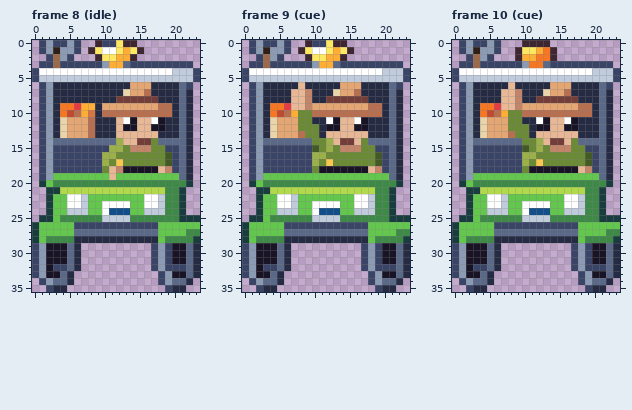
Two versions of one pixel-art file, art/hood-people/ranger-cart@50.aseprite. The picture above was drawn from the file before the commit.
24x36 pixels, 12 frames. Shown: frame 8 (idle), frame 9 (cue), frame 10 (cue). The commit also changed other frames, which this record leaves out.
New version:
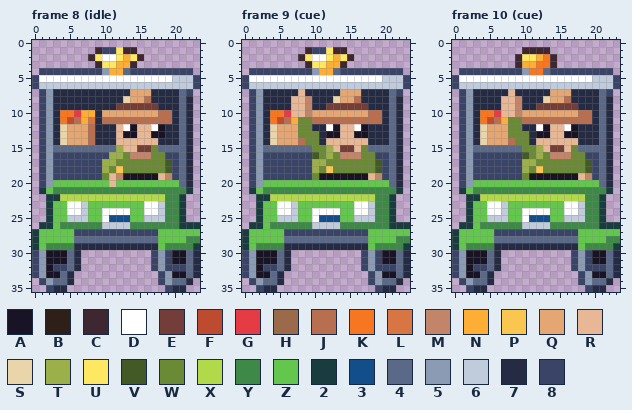
Palette (. is transparent): A #181425  B #2e2019  C #3e2731  D #ffffff  E #733e39  F #be4a2f  G #e43b44  H #9a6a4a  J #b86f50  K #f77622  L #d77643  M #c28569  N #feae34  P #f9c74f  Q #e4a672  R #e8b796  S #ead4aa  T #9cb04a  U #fee761  V #445a26  W #6b8a35  X #b2d94a  Y #3e8948  Z #63c74d  2 #193c3e  3 #124e89  4 #5a6988  5 #8b9bb4  6 #c0cbdc  7 #262b44  8 #3a4466
Edits made:
--- frame 8 (idle)
@@ x 0..23 @@
- 0 .858858..C88UCC.........
- 1 .85B558.CUDDUNUC........
- 2 ..8H58...CUUNNC.........
- 3 .88H8888885NN4888888888.
- 4 8DDDDDDDDDDDDDDDDDDD6668
- 5 866666666666666666666668
- 6 .8577777777777QQQ777748.
- 7 .857777777777SQQJ777747.
- 8 .85777777777EEEEEE77747.
- 9 .857KKGNN7QQQQQQQQJJ747.
-10 .857KFJNL7JJJJJJJJJJ747.
-11 .857SQQQJ777RDARRDA7747.
-12 .857SQQQJ777RAARRAA7747.
-13 .857SQQQJ777RRRRRR77747.
-14 .85444444444TRREEW44447.
-15 .8588888888TTWMMMWW8847.
-16 .858888888TTWWWWWWWV847.
-17 .858888888TWPWWWWWWV847.
-18 .858888888WRMAAAAARM847.
-19 .85ZZZZZZZZRZZZZZZZZZ47.
-20 .2ZYYYYYYYYYYYYYYYYYYY2.
-21 ..22XXXXXXXXXXXXXXXYY2..
-22 ..2ZZDD6ZZZZZZZZDD6YY2..
-23 ..2ZZDD6ZZDDDDZZDD6YY2..
-24 ..2ZZ666ZZD333ZZ666YY2..
-25 .22ZYYYYYY6666YYYYYYY222
-26 2ZZZZZ888888888888ZZZZZZ
-27 2ZZZZZ444444444444ZZZZYY
-28 2ZYYYY777777777777ZYYYY2
-29 85AAA47..........858AA47
+ 0 ........................
+ 1 .........C88UCC.........
+ 2 ........CUDDUNUC........
+ 3 .........CUUNNC.........
+ 4 .8888888885NN4888888888.
+ 5 8DDDDDDDDDDDDDDDDDDD6668
+ 6 866666666666666666666668
+ 7 .8577777777777QQQ777748.
+ 8 .857777777777SQQJ777747.
+ 9 .85777777777EEEEEE77747.
+10 .857KKGNN7QQQQQQQQJJ747.
+11 .857KFJNL7JJJJJJJJJJ747.
+12 .857SQQQJ777RDARRDA7747.
+13 .857SQQQJ777RAARRAA7747.
+14 .857SQQQJ777RRRRRR77747.
+15 .85444444444TRREEW44447.
+16 .8588888888TTWMMMWW8847.
+17 .858888888TTWWWWWWWV847.
+18 .858888888TWPWWWWWWV847.
+19 .858888888WRMAAAAARM847.
+20 .85ZZZZZZZZRZZZZZZZZZ47.
+21 .2ZYYYYYYYYYYYYYYYYYYY2.
+22 ..22XXXXXXXXXXXXXXXYY2..
+23 ..2ZZDD6ZZZZZZZZDD6YY2..
+24 ..2ZZDD6ZZDDDDZZDD6YY2..
+25 ..2ZZ666ZZD333ZZ666YY2..
+26 .22ZYYYYYY6666YYYYYYY222
+27 2ZZZZZ888888888888ZZZZZZ
+28 2ZZZZZ444444444444ZZZZYY
+29 2ZYYYY777777777777ZYYYY2
 30 85AAA47..........858AA47
--- frame 9 (cue)
@@ x 0..23 @@
- 0 .858858..C88UCC.........
- 1 .85B558.CUDDUNUC........
- 2 ..8H58...CUUNNC.........
- 3 .88H8888885NN4888888888.
- 4 8DDDDDDDDDDDDDDDDDDD6668
- 5 866666666666666666666668
- 6 .8577777R77777QQQ777748.
- 7 .857777RRM777SQQJ777747.
- 8 .857777RRM77EEEEEE77747.
- 9 .857KKGRRMQQQQQQQQJJ747.
-10 .857KFJNWWJJJJJJJJJJ747.
-11 .857SQQQWW77DARRDA77747.
-12 .857SQQQWWW7AARRAA77747.
-13 .857SQQQJWW7RRRRRR77747.
-14 .854444444WWTREERW44447.
-15 .858888888VWTWMMMWW8847.
-16 .858888888TTWWWWWWWV847.
-17 .858888888TWPWWWWWWV847.
-18 .858888888WAAAAAAARM847.
-19 .85ZZZZZZZZZZZZZZZZZZ47.
-20 .2ZYYYYYYYYYYYYYYYYYYY2.
-21 ..22XXXXXXXXXXXXXXXYY2..
-22 ..2ZZDD6ZZZZZZZZDD6YY2..
-23 ..2ZZDD6ZZDDDDZZDD6YY2..
-24 ..2ZZ666ZZD333ZZ666YY2..
-25 .22ZYYYYYY6666YYYYYYY222
-26 2ZZZZZ888888888888ZZZZZZ
-27 2ZZZZZ444444444444ZZZZYY
-28 2ZYYYY777777777777ZYYYY2
-29 85AAA47..........858AA47
+ 0 ........................
+ 1 .........C88UCC.........
+ 2 ........CUDDUNUC........
+ 3 .........CUUNNC.........
+ 4 .8888888885NN4888888888.
+ 5 8DDDDDDDDDDDDDDDDDDD6668
+ 6 866666666666666666666668
+ 7 .8577777R77777QQQ777748.
+ 8 .857777RRM777SQQJ777747.
+ 9 .857777RRM77EEEEEE77747.
+10 .857KKGRRMQQQQQQQQJJ747.
+11 .857KFJNWWJJJJJJJJJJ747.
+12 .857SQQQWW77DARRDA77747.
+13 .857SQQQWWW7AARRAA77747.
+14 .857SQQQJWW7RRRRRR77747.
+15 .854444444WWTREERW44447.
+16 .858888888VWTWMMMWW8847.
+17 .858888888TTWWWWWWWV847.
+18 .858888888TWPWWWWWWV847.
+19 .858888888WAAAAAAARM847.
+20 .85ZZZZZZZZZZZZZZZZZZ47.
+21 .2ZYYYYYYYYYYYYYYYYYYY2.
+22 ..22XXXXXXXXXXXXXXXYY2..
+23 ..2ZZDD6ZZZZZZZZDD6YY2..
+24 ..2ZZDD6ZZDDDDZZDD6YY2..
+25 ..2ZZ666ZZD333ZZ666YY2..
+26 .22ZYYYYYY6666YYYYYYY222
+27 2ZZZZZ888888888888ZZZZZZ
+28 2ZZZZZ444444444444ZZZZYY
+29 2ZYYYY777777777777ZYYYY2
 30 85AAA47..........858AA47
--- frame 10 (cue)
@@ x 0..23 @@
- 0 .858858...CCCC..........
- 1 .85B558..CUUNKC.........
- 2 ..8H58...CNNKKC.........
- 3 .88H8888885KK4888888888.
- 4 8DDDDDDDDDDDDDDDDDDD6668
- 5 866666666666666666666668
- 6 .8577777R77777QQQ777748.
- 7 .857777RRM777SQQJ777747.
- 8 .857777RRM77EEEEEE77747.
- 9 .857KKGRRMQQQQQQQQJJ747.
-10 .857KFJNWWJJJJJJJJJJ747.
-11 .857SQQQWW77DARRDA77747.
-12 .857SQQQWWW7AARRAA77747.
-13 .857SQQQJWW7RRRRRR77747.
-14 .854444444WWTREERW44447.
-15 .858888888VWTWMMMWW8847.
-16 .858888888TTWWWWWWWV847.
-17 .858888888TWPWWWWWWV847.
-18 .858888888WAAAAAAARM847.
-19 .85ZZZZZZZZZZZZZZZZZZ47.
-20 .2ZYYYYYYYYYYYYYYYYYYY2.
-21 ..22XXXXXXXXXXXXXXXYY2..
-22 ..2ZZDD6ZZZZZZZZDD6YY2..
-23 ..2ZZDD6ZZDDDDZZDD6YY2..
-24 ..2ZZ666ZZD333ZZ666YY2..
-25 .22ZYYYYYY6666YYYYYYY222
-26 2ZZZZZ888888888888ZZZZZZ
-27 2ZZZZZ444444444444ZZZZYY
-28 2ZYYYY777777777777ZYYYY2
-29 85AAA47..........858AA47
+ 0 ........................
+ 1 ..........CCCC..........
+ 2 .........CUUNKC.........
+ 3 .........CNNKKC.........
+ 4 .8888888885KK4888888888.
+ 5 8DDDDDDDDDDDDDDDDDDD6668
+ 6 866666666666666666666668
+ 7 .8577777R77777QQQ777748.
+ 8 .857777RRM777SQQJ777747.
+ 9 .857777RRM77EEEEEE77747.
+10 .857KKGRRMQQQQQQQQJJ747.
+11 .857KFJNWWJJJJJJJJJJ747.
+12 .857SQQQWW77DARRDA77747.
+13 .857SQQQWWW7AARRAA77747.
+14 .857SQQQJWW7RRRRRR77747.
+15 .854444444WWTREERW44447.
+16 .858888888VWTWMMMWW8847.
+17 .858888888TTWWWWWWWV847.
+18 .858888888TWPWWWWWWV847.
+19 .858888888WAAAAAAARM847.
+20 .85ZZZZZZZZZZZZZZZZZZ47.
+21 .2ZYYYYYYYYYYYYYYYYYYY2.
+22 ..22XXXXXXXXXXXXXXXYY2..
+23 ..2ZZDD6ZZZZZZZZDD6YY2..
+24 ..2ZZDD6ZZDDDDZZDD6YY2..
+25 ..2ZZ666ZZD333ZZ666YY2..
+26 .22ZYYYYYY6666YYYYYYY222
+27 2ZZZZZ888888888888ZZZZZZ
+28 2ZZZZZ444444444444ZZZZYY
+29 2ZYYYY777777777777ZYYYY2
 30 85AAA47..........858AA47
